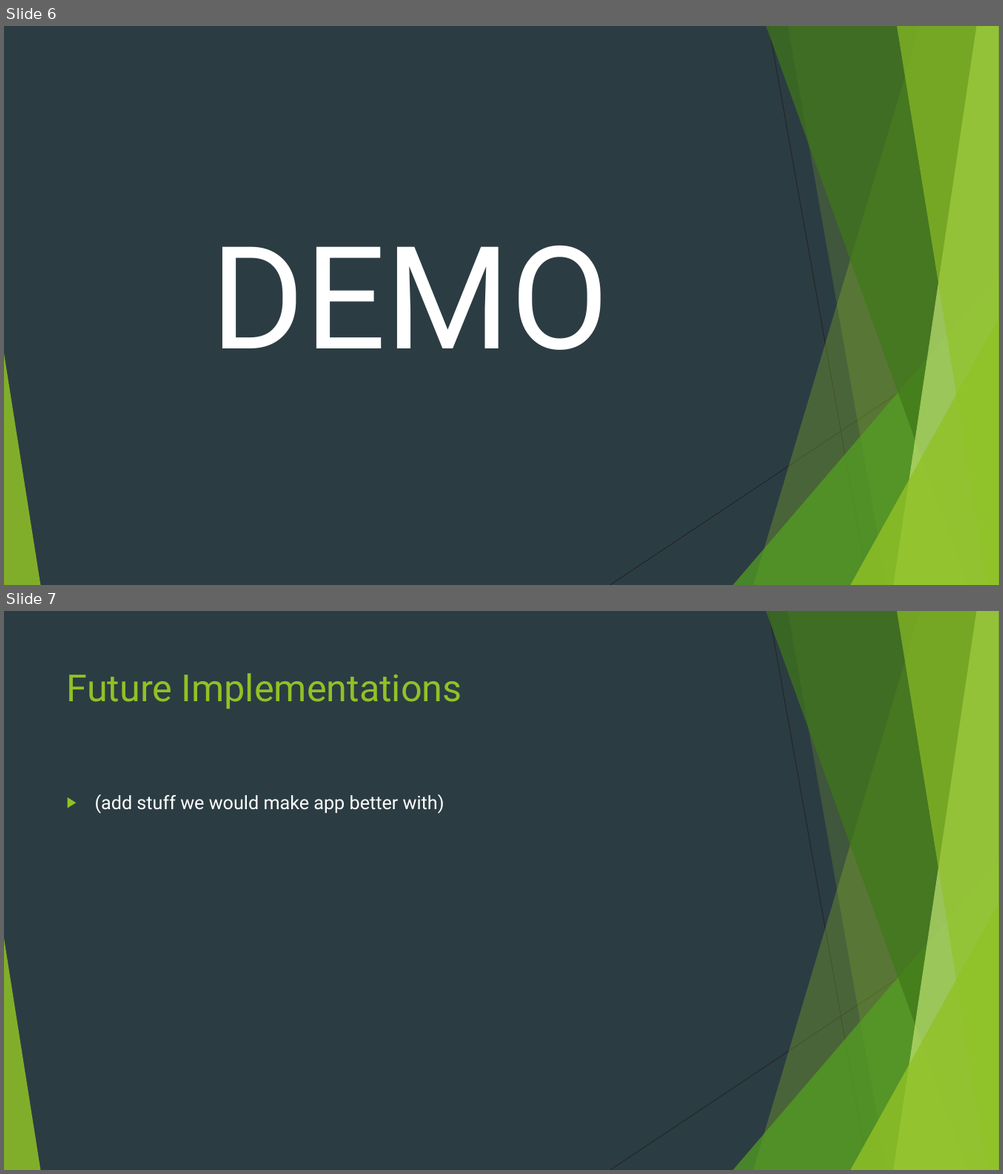
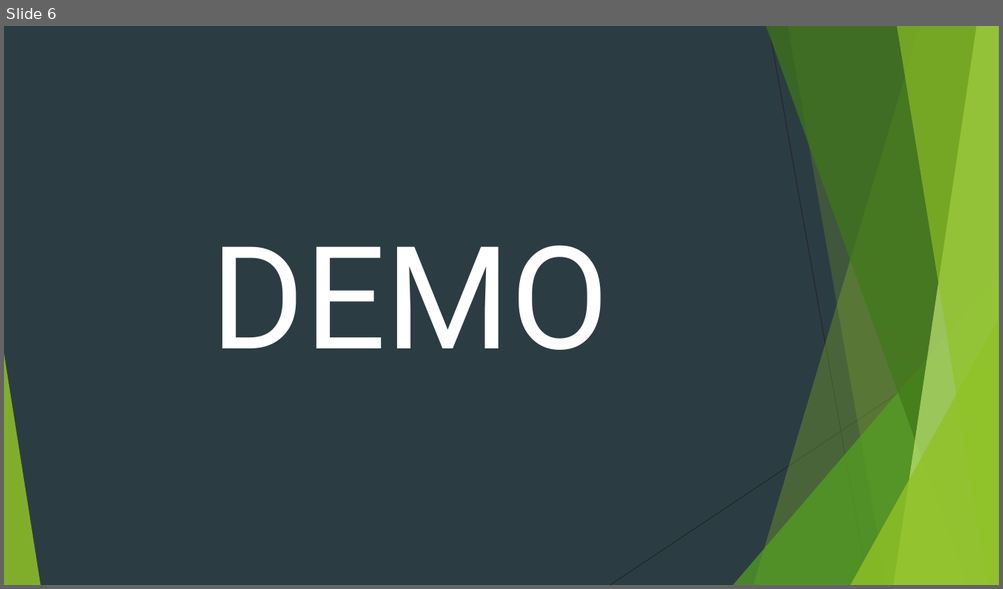
Before and after one commit to vasujogani/HackTX2018, a slide deck: product_pres.pptx. Shown one above the other, each under a label of ours: slides 6 and 7 before the commit, slide 6 after it. The pictures are 1003x1174 and 1003x589 pixels, drawn with LibreOffice and Linux fonts; fonts in the diff are those of the drawing. Boxes give left, top, right and bottom in pixels: in the first picture for what was removed or moved away, otherwise in the second. Text is boxed around its words. In the diff, an @@ line names an element or a change of style, - is before the commit and + after.

```diff
--- a/product_pres.pptx
+++ b/product_pres.pptx
@@ slide 7 removed at [4, 611, 999, 1170], background #2C3C43; not listed: 10 template elements that a slide beside it also shows @@
@@ title removed at [67, 673, 462, 709] @@
-Future Implementations
@@ text removed at [95, 795, 444, 814] @@
-▶ (add stuff we would make app better with)
```
Also in this commit, not shown: 1 slide changed, 1 slide added.
